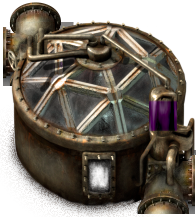
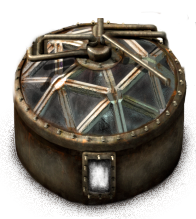
Revision of a layered w=196, h=219 image; what changed, layer by layer:
hid "storage-tank.png copy #2" over (x1=149, y1=100, x2=177, y2=131)
hid "storage-tank.png copy #3" over (x1=168, y1=88, x2=179, y2=102)
painted on "storage-tank.png copy #1" over (x1=146, y1=58, x2=174, y2=103)
added layer "storage-tank.png copy #4" above "storage-tank.png copy" over (x1=88, y1=11, x2=196, y2=219)
painted on "storage-tank.png copy" over (x1=3, y1=2, x2=196, y2=217)